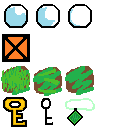
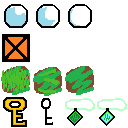
Layered file, before and after one edit (128x128). Changes by layer:
added layer "Pasted Layer #13" above "Pasted Layer #12" over [left=97, top=98, right=127, bottom=126]
